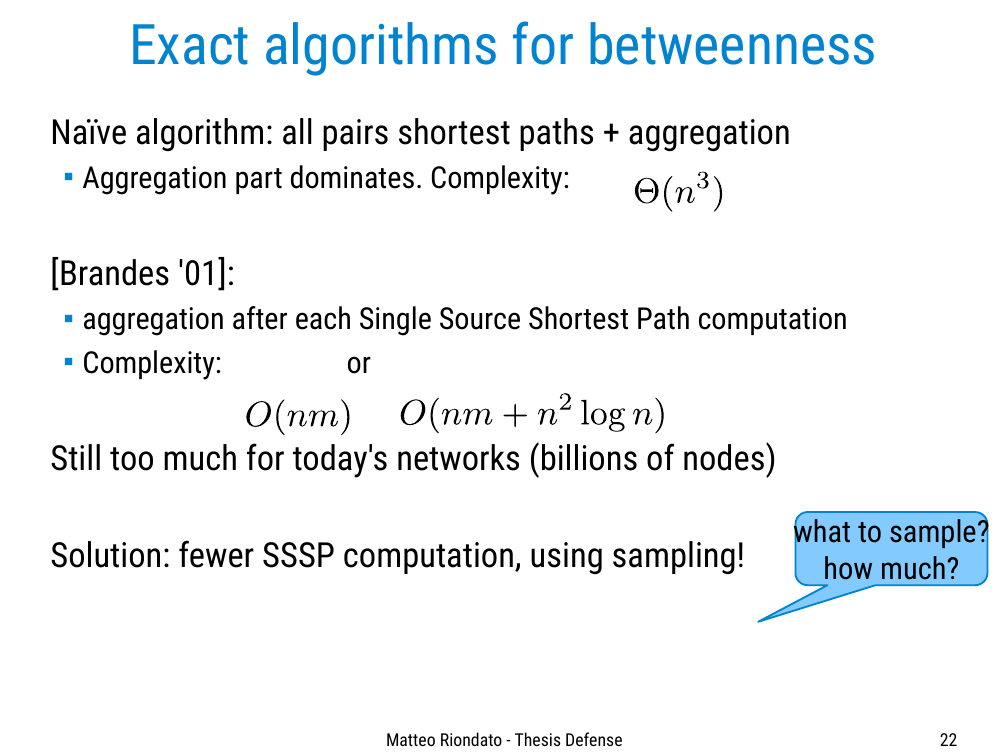
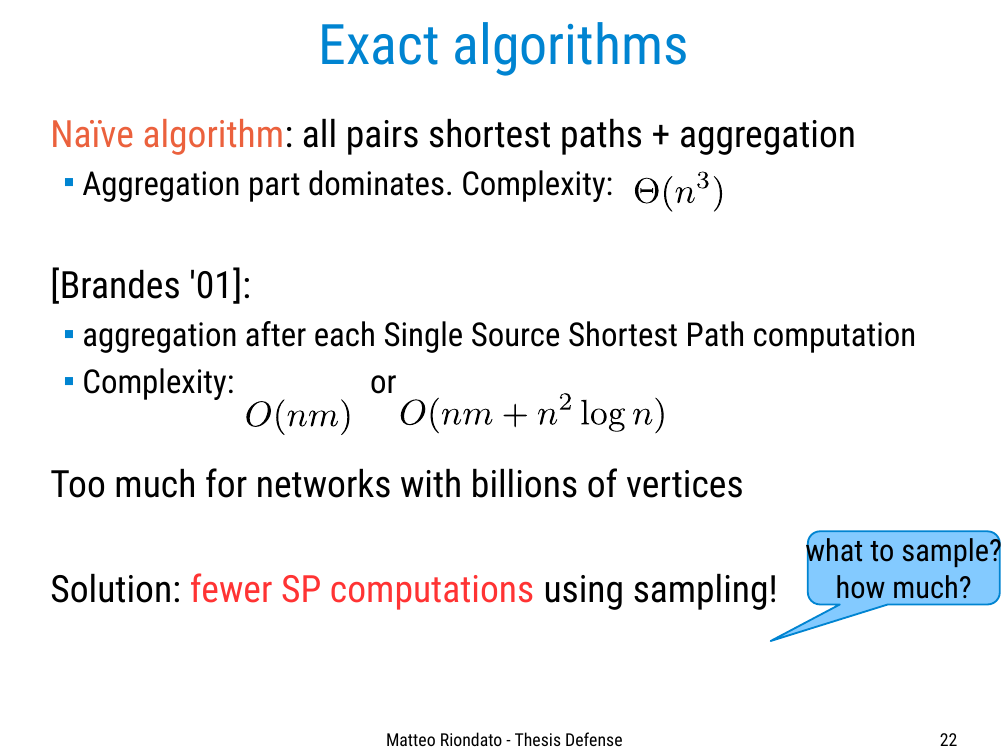
Before and after one commit to ZhizhongIsaacChen/dissertation, a slide deck: slide 22 of defense/Defense-talk.odp. Drawn at 1008x756 pixels with LibreOffice and Linux fonts; fonts in the diff are those of the drawing. Boxes give left, top, right and bottom in pixels: in the first picture for what was removed or moved away, otherwise in the second. Text is boxed around its words. In the diff, an @@ line names an element or a change of style, - is before the commit and + after.

Commit message:
Some more editing to the presentation.

```diff
--- a/defense/Defense-talk.odp
+++ b/defense/Defense-talk.odp
@@ title at bbox=[319, 22, 689, 76]: text changed @@
-Exact algorithms for betweenness
+Exact algorithms
@@ text at bbox=[50, 118, 917, 400]: size 27.2 to 29.6 pt in "Naïve algorithm: all pairs shortest paths + ...", "[Brandes '01]:"; text colour #000000 to #EB613D in "Naïve algorithm:"; size 23.8 to 25.9 pt in "Aggregation part dominates. Complexity:", "aggregation after each Single Source Shortest Path ...", "Complexity: or" @@
@@ text at bbox=[50, 468, 778, 610]: text changed; size 27.2 to 29.6 pt @@
-Still too much for today's networks (billions of nodes)
-Solution: fewer SSSP computation, using sampling!
+Too much for networks with billions of vertices
+Solution: fewer SP computations using sampling!
@@ rounded speech box "what to sample?": place and size @@
-rounded speech box "what to sample?" at bbox=[796, 512, 988, 585]
+rounded speech box "what to sample?" at bbox=[809, 531, 1001, 605]
```
Also in this commit, not shown: 14 other slides changed, 2 slides added, 2 slides removed.
